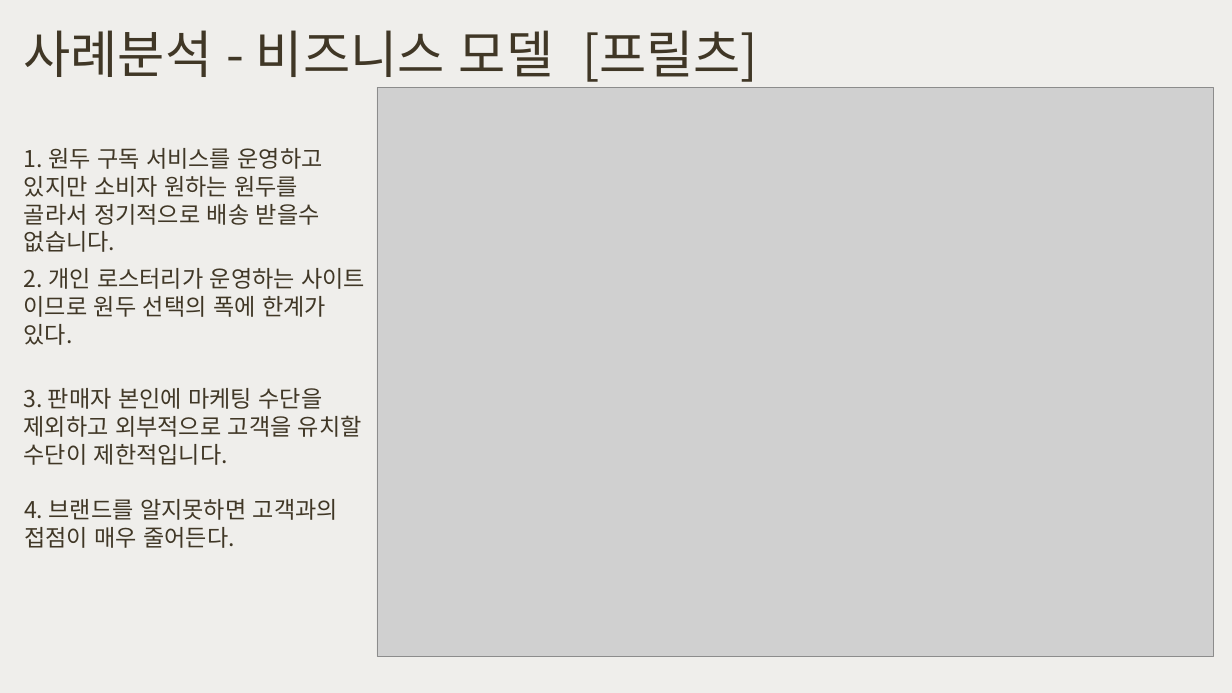
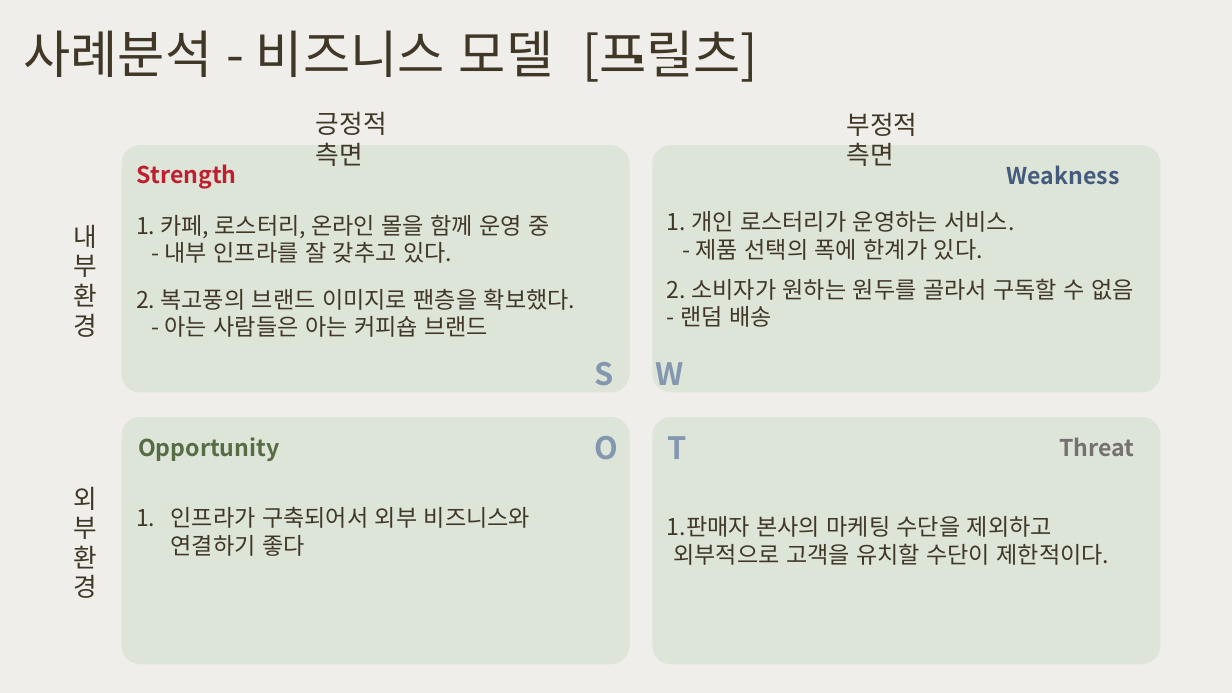
Before and after one commit to happyjane210/GIT2021-working, a slide deck: slide 9 of 9-project/1. 프로젝트 기획/주간 커-피 (초안).pptx (slide 8 before the commit). Drawn at 1232x693 pixels with LibreOffice and Linux fonts; fonts in the diff are those of the drawing; grey boxes stand for pictures. Boxes give left, top, right and bottom in pixels: in the first picture for what was removed or moved away, otherwise in the second. Text is boxed around its words. In the diff, an @@ line names an element or a change of style, - is before the commit and + after.

```diff
--- a/9-project/1. 프로젝트 기획/주간 커-피 (초안).pptx
+++ b/9-project/1. 프로젝트 기획/주간 커-피 (초안).pptx
@@ rectangle added at (635,55,642,64), fill #403726 @@
@@ rectangle added at (642,58,675,67), fill #EFEEEB @@
@@ picture removed at (377,88,1214,657) @@
@@ text added at (316,111,387,166), 20 pt, text #403726 @@
+긍정적 측면
@@ text added at (847,112,918,166), 20 pt, text #403726 @@
+부정적 측면
@@ text removed at (24,148,323,225) @@
-1. 원두 구독 서비스를 운영하고 있지만 소비자 원하는 원두를 골라서 정기적으로 배송 받을수 없습니다.
@@ rounded rectangle added at (122,145,630,393), fill #DDE4D8, 18 pt, text #403726 @@
+1. 카페, 로스터리, 온라인 몰을 함께 운영 중
+- 내부 인프라를 잘 갖추고 있다.
+2. 복고풍의 브랜드 이미지로 팬층을 확보했다.
+- 아는 사람들은 아는 커피숍 브랜드
@@ rounded rectangle added at (653,145,1161,393), fill #DDE4D8, 18 pt, text #403726 @@
+1. 개인 로스터리가 운영하는 서비스.
+- 제품 선택의 폭에 한계가 있다.
+2. 소비자가 원하는 원두를 골라서 구독할 수 없음 - 랜덤 배송
@@ text added at (137,164,237,189), 18 pt, text #BF1E2E, bold @@
+Strength
@@ text added at (1007,165,1120,185), 18 pt, text #455B7B, bold @@
+Weakness
@@ text added at (73,224,97,337), 20 pt, text #403726 @@
+내부환경
@@ text removed at (24,268,365,345) @@
-2. 개인 로스터리가 운영하는 사이트 이므로 원두 선택의 폭에 한계가 있다.
@@ text added at (595,362,686,459), 24 pt, text #8497B0, bold @@
+S W
+O T
@@ rounded rectangle added at (122,417,630,665), fill #DDE4D8, 18 pt, text #403726 @@
+1. 인프라가 구축되어서 외부 비즈니스와 연결하기 좋다
@@ rounded rectangle "1.판매자 본사의 마케팅 수단을 제외하고": place and size @@
-rounded rectangle "1.판매자 본사의 마케팅 수단을 제외하고" at (24,388,362,465)
+rounded rectangle "1.판매자 본사의 마케팅 수단을 제외하고" at (653,417,1161,665)
@@ rounded rectangle "1.판매자 본사의 마케팅 수단을 제외하고" at (653,417,1161,665): vertical alignment top to middle; fill none to #DDE4D8 @@
@@ text added at (138,437,279,461), 18 pt, text #556C44, bold @@
+Opportunity
@@ text added at (1059,437,1134,456), 18 pt, text #767171, bold @@
+Threat
@@ text removed at (24,499,338,548) @@
-4. 브랜드를 알지못하면 고객과의 접점이 매우 줄어든다.
@@ text added at (73,486,97,598), 20 pt, text #403726 @@
+외부환경
@@ text in rounded rectangle at (667,516,1110,565): text changed @@
-3. 판매자 본인에 마케팅 수단을 제외하고 외부적으로 고객을 유치할 수단이 제한적입니다.
+1.판매자 본사의 마케팅 수단을 제외하고
+외부적으로 고객을 유치할 수단이 제한적이다.
```
Also in this commit, not shown: 8 other slides changed, 1 slide added, 1 slide removed, 4 other files.
